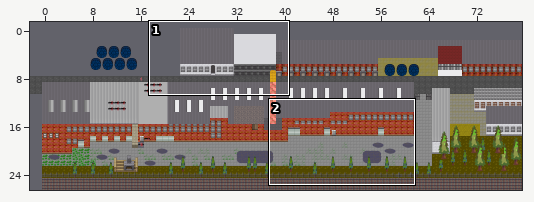
Tiled map (JSON), stored at zl-map/maps/main.json. Above, an overview of the earlier version with the close-up marked.
Close-up. Before the commit:
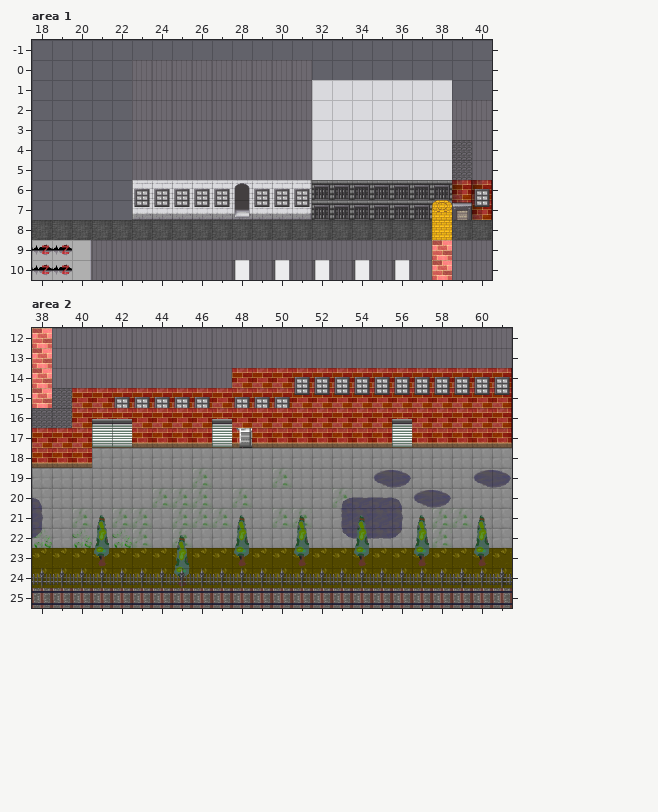
Cells are 32x32 px. Shown: area 1 x 18..40, y -1..10; area 2 x 38..61, y 12..25. The commit also changed other parts of the map, which this record leaves out. The old version is drawn lined up with the new one.
New version:
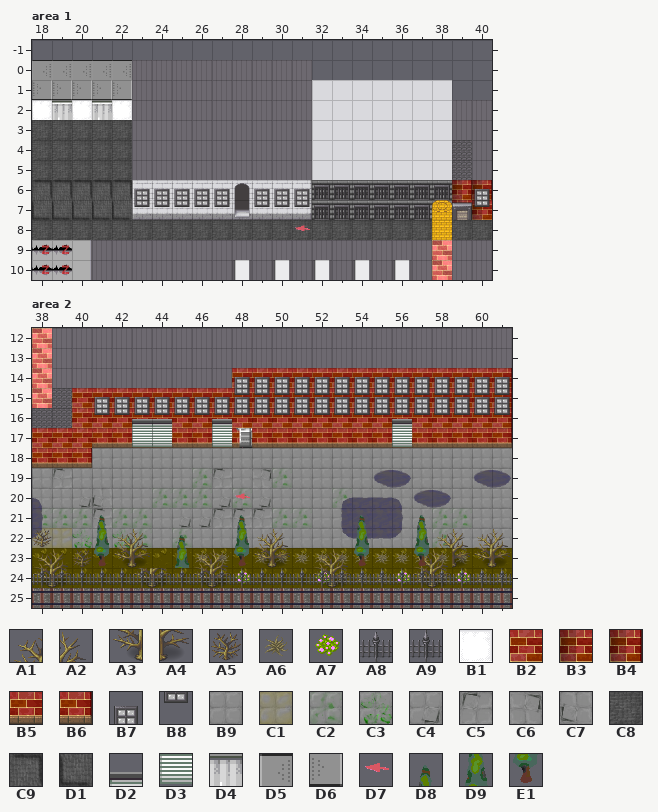
Key: from "fantasy": A1 14, A2 15, A3 22, A4 23, A5 43, A6 50, A7 53, A8 198, A9 199, B1 398, B2 401, B3 404, B4 405, B5 409, B6 410, B7 594, B8 602; from "floortileset": B9 0, C1 1, C2 8, C3 10, C4 13, C5 13 turned 180, C6 13 turned 270, C7 13 turned 90, C8 38, C9 39 turned 270, D1 39 turned 90; from "milkian_1": D2 59, D3 75; from "milkian_2": D4 20, D5 213, D6 213 turned 180; from "z-Labor3232": D7 18, D8 22, D9 38, E1 54.
__ is an empty cell.
Tiles of an added or newly shown layer are drawn over the layers below it.
Edits made:
map size 100x100 -> 80x27 cells (old content now starts at -2,-71; both pictures use the new coordinates)
Layer "ground", area 1:
y 3..5: x 18..22 __ __ __ __ __ -> C8 C8 C8 C8 C8
y 6: x 18..22 __ __ __ __ __ -> C9 C9 C9 C9 C9
y 7: x 18..22 __ __ __ __ __ -> D1 D1 D1 D1 D1
Layer "houseback" (added), area 1:
y 2: x 18..22 __ __ __ __ __ -> B1 B1 B1 B1 B1
y 7: x 40 __ -> B3
Layer "frontofhouse" (added), area 1:
y 2: x 19 __ -> D4; x 21 __ -> D4
Layer "overfloor" (added), area 1:
y 8: x 31 __ -> D7
Layer "house", area 1:
y 7: x 40 B4 -> __
Layer "housefront", area 1:
y 0: x 18..22 __ __ __ __ __ -> D5 D5 D5 D5 D5
y 1: x 18..22 __ __ __ __ __ -> D6 D6 D6 D6 D6
Layer "ground", area 2:
y 19: x 39 B9 -> C5; x 47 B9 -> C5; x 49 B9 -> C6
y 20: x 40..41 B9 B9 -> C4 C7; x 47 B9 -> C4; x 49 B9 -> C4
y 21: x 38..39 B9 B9 -> C2 C2; x 41 B9 -> C5; x 45..49 C2 C2 C2 B9 B9 -> C4 C4 C5 C5 C5
y 22: x 38..39 C3 B9 -> C1 C1
Layer "houseback" (added), area 2:
y 16: x 43..44 __ __ -> B2 B2; x 47 __ -> B2; x 56 __ -> B2
y 17: x 43..44 __ __ -> B5 B5
y 18: x 40 __ -> B6
Layer "frontofhouse" (added), area 2:
y 16: x 43..44 __ __ -> D2 D2; x 47 __ -> D2; x 56 __ -> D2
y 17: x 43..44 __ __ -> D3 D3
Layer "thingsground", area 2:
y 16: x 47 __ -> D2; x 56 __ -> D2
y 20: x 48 __ -> D7
Layer "thingsback", area 2:
y 21: x 41 D8 -> __; x 48 D8 -> __; x 51 D8 -> __; x 60 D8 -> __
y 22: x 38 __ -> A5; x 41 D9 -> __; x 51 D9 -> __; x 60 D9 -> __
y 23: x 38..40 __ __ __ -> A1 A2 A5; x 45..47 D9 __ __ -> __ A6 A6; x 49..60 __ __ E1 __ __ __ __ __ E1 __ __ E1 -> A6 A6 A6 A6 A6 A6 A6 A6 A6 A6 A6 __
y 24: x 38..39 __ __ -> A3 A4; x 43..45 __ __ E1 -> A3 A4 __; x 48 __ -> A7; x 52..61 __ __ __ __ __ __ __ A8 A9 A9 -> A7 A6 A6 A6 A7 A6 A6 A7 A6 A6
Layer "overfloor" (added), area 2:
y 22: x 42..43 __ __ -> A1 A2; x 49..50 __ __ -> A1 A2; x 58..61 __ __ __ __ -> A1 A2 A1 A2
y 23: x 42..43 __ __ -> A3 A4; x 46..47 __ __ -> A1 A2; x 49..50 __ __ -> A3 A4; x 52..53 __ __ -> A1 A2; x 57..61 __ __ __ __ __ -> A1 A2 A4 A3 A4
y 24: x 46..47 __ __ -> A3 A4; x 52..53 __ __ -> A3 A4; x 57..58 __ __ -> A3 A4
Layer "house", area 2:
y 16: x 43..44 B2 B2 -> __ __; x 47 B2 -> __; x 56 B2 -> __
y 17: x 43..44 B5 B5 -> __ __
y 18: x 40 B5 -> __
Layer "housefront", area 2:
y 14: x 48..50 __ __ __ -> B7 B7 B7
y 15: x 48..50 B7 B7 B7 -> B8 B8 B8
y 16: x 41..42 D2 D2 -> __ __; x 47..61 D2 __ __ __ __ __ __ __ __ D2 __ __ __ __ __ -> __ B8 B8 B8 B8 B8 B8 B8 B8 __ B8 B8 B8 B8 B8
y 17: x 41..42 D3 D3 -> __ __
Layer "houseoverfront", area 2:
y 15: x 41 __ -> B7; x 47..61 __ __ __ __ __ __ __ __ __ __ __ __ __ __ __ -> B7 B7 B7 B7 B7 B7 B7 B7 B7 B7 B7 B7 B7 B7 B7
y 16: x 41..61 __ __ __ __ __ __ __ __ __ __ __ __ __ __ __ __ __ __ __ __ __ -> B8 B8 B8 B8 B8 B8 B8 B8 B8 B8 B8 B8 B8 B8 B8 B8 B8 B8 B8 B8 B8
Layer "thingsfront", area 2:
y 21: x 48 __ -> D8
y 24: x 60 __ -> A8
Boxes around the changes in both close-ups, in picture pixels (x1, y1, x2, y2):
added: (32, 60, 132, 220)
changed: (491, 200, 492, 220)
added: (295, 225, 310, 231)
changed: (32, 377, 512, 588)
